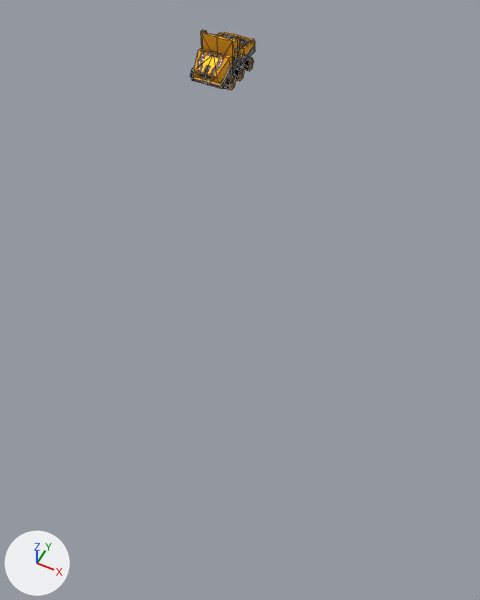
Two versions of the glTF model startup/pkg/vaststars.resources/glb/lorry-1.glb, one commit apart.
The view is the same before and after, from a 50 mm camera at (27.0, -50.0, 32.3) aimed at (13.1, -22.4, -2.3). The lights are fixed; the arrows at lower left show +X, +Y and +Z. Mesh edges are drawn as thin lines. Vertices at the same position are counted once.
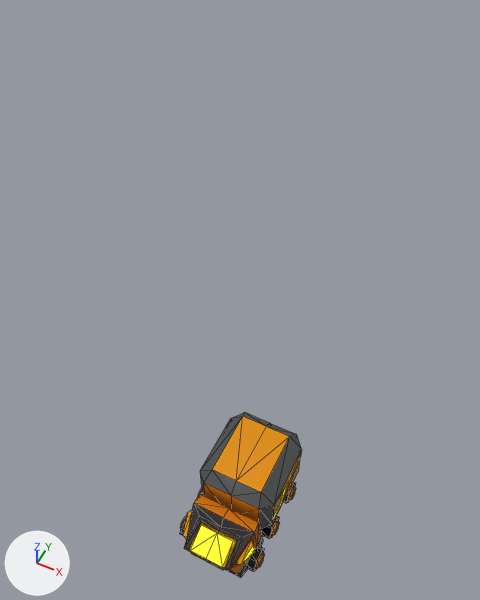
Edits to the bpy script that builds the scene:
```text
Add mat_material_003:
    mat_material_003 = bpy.data.materials.new('Material.003')
    mat_material_003.use_nodes = True; mat_material_003.node_tree.nodes.clear()
    _N = mat_material_003.node_tree.nodes; _L = mat_material_003.node_tree.links
    n0 = _N.new('ShaderNodeBsdfPrincipled'); n0.name = 'Principled BSDF'
    n0.inputs[1].default_value = 0.527  # 'Metallic'
    n0.inputs[2].default_value = 0.268  # 'Roughness'
    n1 = _N.new('ShaderNodeOutputMaterial'); n1.name = 'Material Output'
    n2 = _N.new('ShaderNodeVertexColor'); n2.name = 'Color Attribute'
    _L.new(n0.outputs[0], n1.inputs[0])  # 'BSDF' to 'Surface'
    _L.new(n2.outputs[0], n0.inputs[0])  # 'Color' to 'Base Color'
Add mat_material_007:
    mat_material_007 = bpy.data.materials.new('Material.007')
    # nodes: BsdfPrincipled, Mix, OutputMaterial, VertexColor
    # colours: yellow #ffff00, white #e7e7e7
Change me_cylinder:
    used by ob_cylinder; location = (0.0, 0.0, 0.0)
    remove me_cylinder.from_pydata(...)  # 83 vertices, 116 faces; spans x -2.0..2.0, y -2.98..1.78, z 0.04..2.77
    add me_cylinder.from_pydata(...)  # 218 vertices, 356 faces; spans x -2.13..2.13, y -3.07..2.79, z 0.04..2.77
    me_cylinder part 1: a new loose piece of 24 vertices spanning x 0.79..2.13, y 1.57..2.79, z 0.04..1.1, in mat_material_003
    me_cylinder part 2
    15 vertices are removed from x -1.84..1.84, y -2.98..1.78, z 0.32..1.74
    62 faces are deleted
    7 vertices in x -1.43..1.43, y 1.63..1.78, z 0.31..0.83 move by (0.0, 0.66, 0.0)
    88 vertices are added at x -2.13..2.13, y -3.07..2.44, z 0.21..2.45
    6 new vertices lie (0.0, 0.21, -0.36) away from vertices in x -2.0..2.0, y -2.0..0.36, z 0.57..0.93
    8 new vertices lie (0.0, 0.33, 0.0) away from vertices in x -2.13..2.13, y -1.75..-0.01, z 0.28..0.86
    220 new faces join them, mat_material_003
    6 new faces join them, mat_material_007
    me_cylinder part 3: 54 faces spanning x -2.0..2.0, y -2.2..2.44, z 0.04..2.77 switch from mat_material to mat_material_003
    add me_cylinder.materials.append(mat_material_007)
Add me_cylinder_004:
    me_cylinder_004.from_pydata(...)  # 44 vertices, 68 faces; spans x -1.93..1.93, y -0.54..3.74, z 1.17..4.02
    # faces by material slot: [54, 14]
    me_cylinder_004.materials.append(mat_material_003)
    me_cylinder_004.materials.append(mat_material_007)
Change ob_cylinder:
    ob_cylinder.location: (0.0, 0.0, 0.0) -> (20.48, -37.41, 0.0)
Remove ob_cylinder_004:
    ob_cylinder_004 = bpy.data.objects.new('Cylinder.004', me_cylinder_005)
    ob_cylinder_004.location = (0.0, 0.0, 0.0)
Add ob_cylinder_003:
    ob_cylinder_003 = bpy.data.objects.new('Cylinder.003', me_cylinder_004)
    ob_cylinder_003.location = (20.48, -37.41, 0.0)
```

Boxes (x1, y1, x2, y2) around the edits, measured in the pictures (480 x 600 px):
'Cylinder.003', added
    after: (200, 412, 302, 529)
    faces in mat_material_003: (200, 412, 302, 529)
'Cylinder', reshaped, moved
    before: (190, 48, 244, 90)
    after: (180, 482, 296, 578)
'Cylinder.004', deleted
    before: (201, 30, 255, 71)
part 1 of me_cylinder, added
    after: (284, 482, 296, 503)
part 2 of me_cylinder, built on
    before: (192, 51, 244, 90)
    after: (180, 488, 280, 578)
part 3 of me_cylinder, recoloured
    before: (190, 48, 243, 90)
    after: (180, 490, 279, 571)
